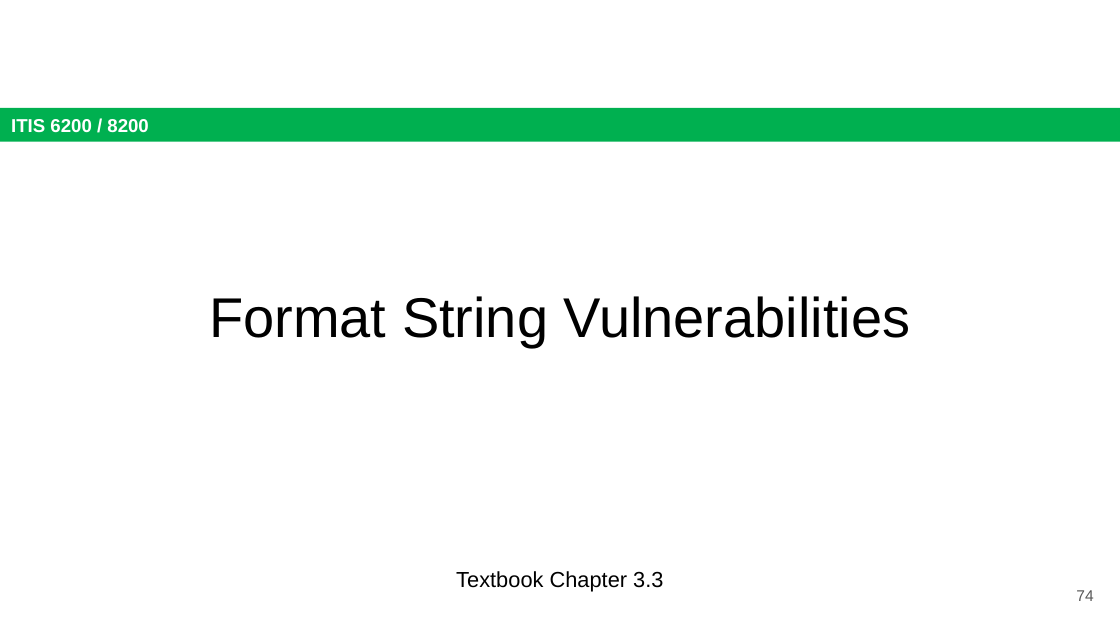
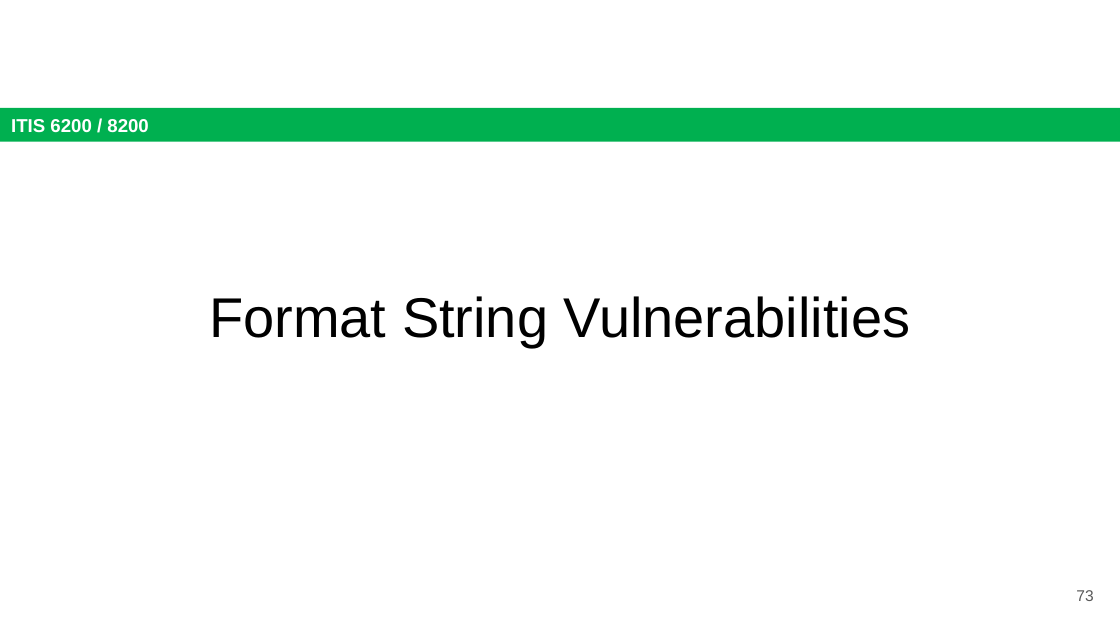
Before and after one commit to jx5c/github.io, a slide deck: slide 73 of teaching/ITIS6200/2023fa/lectures/lec20.Memory Safety Vulnerabilities.pptx (slide 74 before the commit). Drawn at 1120x630 pixels with LibreOffice and Linux fonts; fonts in the diff are those of the drawing. Boxes give left, top, right and bottom in pixels: in the first picture for what was removed or moved away, otherwise in the second. Text is boxed around its words. In the diff, an @@ line names an element or a change of style, - is before the commit and + after.

```diff
--- a/teaching/ITIS6200/2023fa/lectures/lec20.Memory Safety Vulnerabilities.pptx
+++ b/teaching/ITIS6200/2023fa/lectures/lec20.Memory Safety Vulnerabilities.pptx
@@ text removed at (456, 571, 663, 592) @@
-Textbook Chapter 3.3
@@ page number at (1076, 590, 1093, 601): text changed @@
-74
+73
```
Also in this commit, not shown: 14 other slides changed, 1 slide removed, 4 other files.
